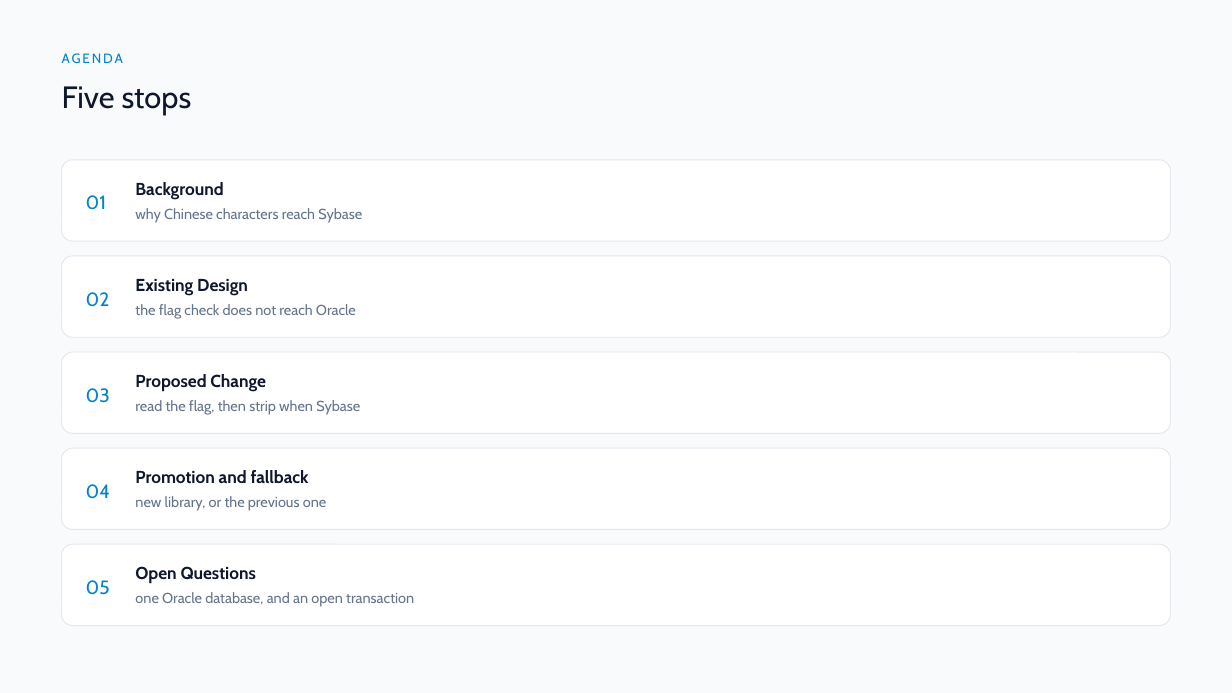
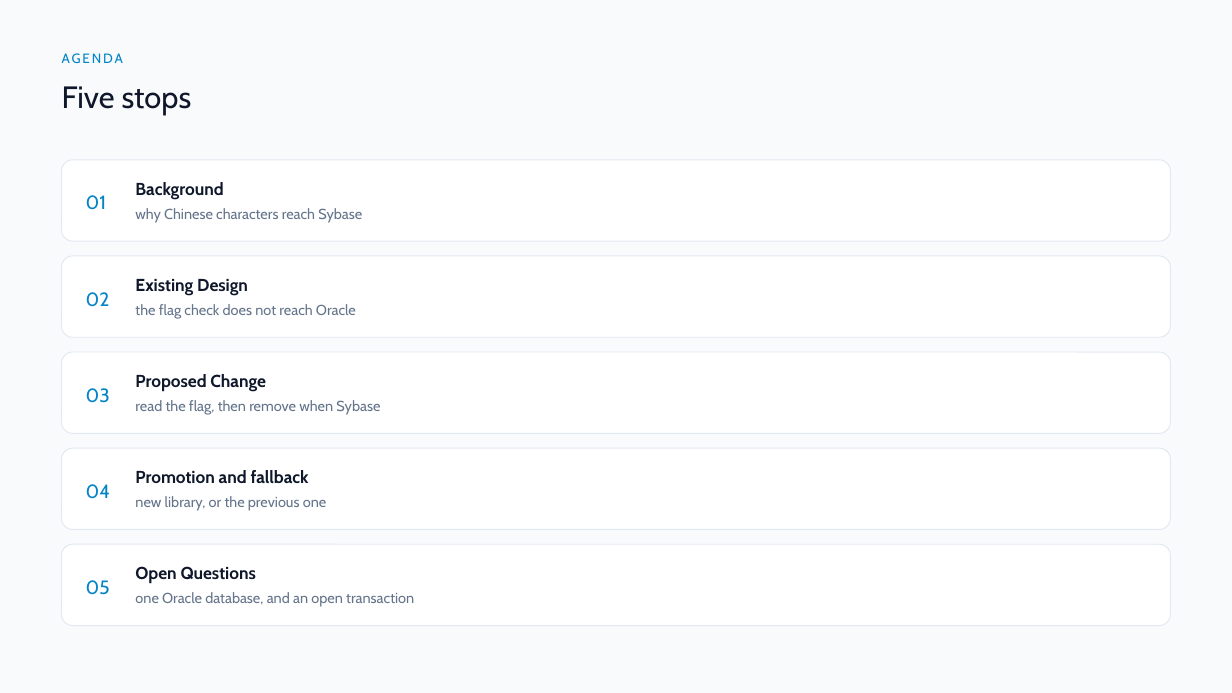
Before and after one commit to DragonChong/HA-Notes, a slide deck: slide 2 of SDLC/Projects/TMP-oracle-route-lookup — Oracle route lookup/assets/Oracle route lookup.pptx. Drawn at 1232x693 pixels with LibreOffice and Linux fonts; fonts in the diff are those of the drawing. Boxes give left, top, right and bottom in pixels: in the first picture for what was removed or moved away, otherwise in the second. Text is boxed around its words. In the diff, an @@ line names an element or a change of style, - is before the commit and + after.

```diff
--- a/SDLC/Projects/TMP-oracle-route-lookup — Oracle route lookup/assets/Oracle route lookup.pptx
+++ b/SDLC/Projects/TMP-oracle-route-lookup — Oracle route lookup/assets/Oracle route lookup.pptx
@@ text at box(135, 400, 380, 415): text changed @@
-read the flag, then strip when Sybase
+read the flag, then remove when Sybase
```
Also in this commit, not shown: 4 other slides changed, 4 other files.
